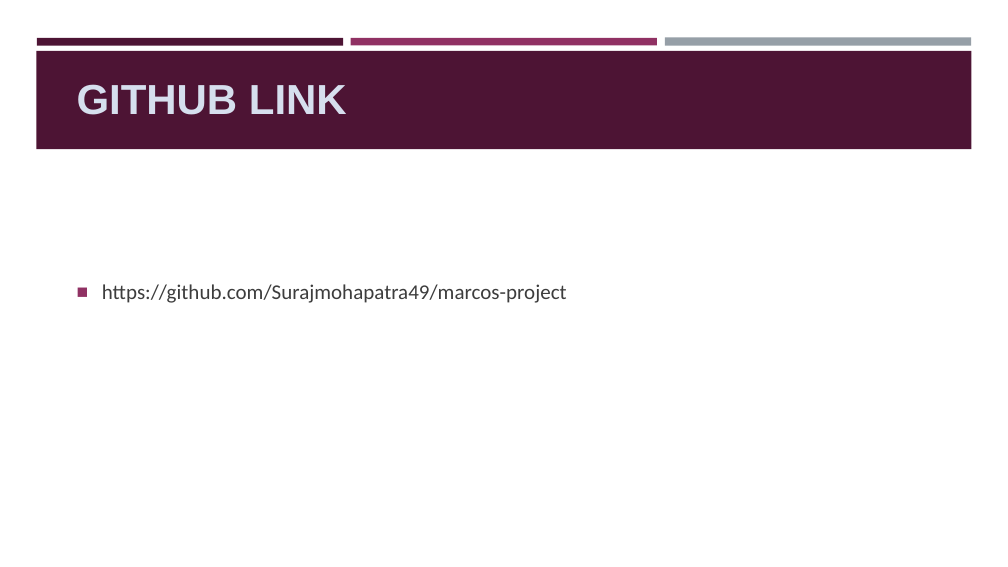
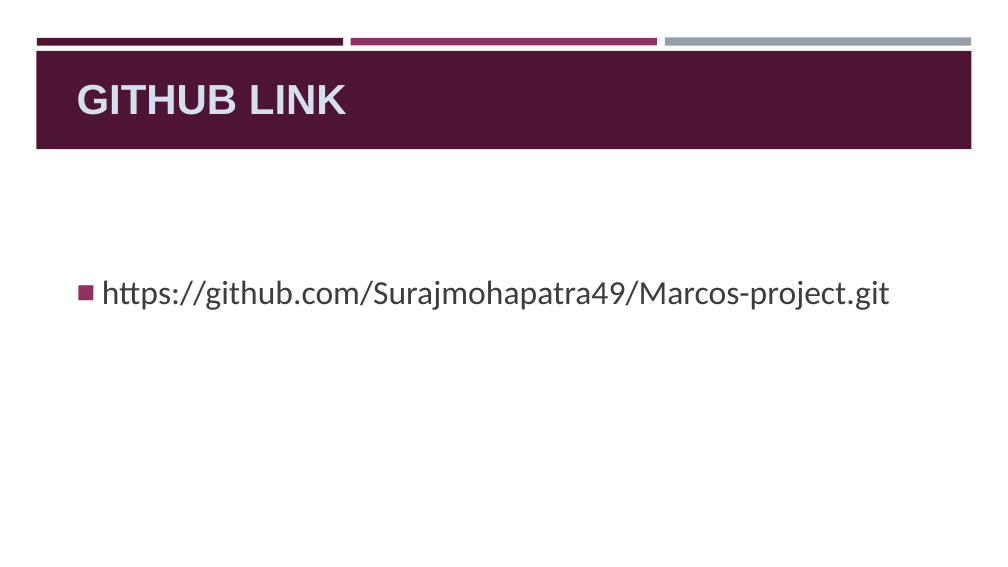
Before and after one commit to Surajmohapatra49/Marcos-project, a slide deck: slide 9 of AICTE PPT Suraj.pptx. Drawn at 1008x567 pixels with LibreOffice and Linux fonts; fonts in the diff are those of the drawing; background and template pictures are left out. Boxes give left, top, right and bottom in pixels: in the first picture for what was removed or moved away, otherwise in the second. Text is boxed around its words. In the diff, an @@ line names an element or a change of style, - is before the commit and + after.

```diff
--- a/AICTE PPT Suraj.pptx
+++ b/AICTE PPT Suraj.pptx
@@ text at <box>102,280,890,310</box>: text changed; size 20 to 32 pt @@
-■ https://github.com/Surajmohapatra49/marcos-project
+■ https://github.com/Surajmohapatra49/Marcos-project.git
```
